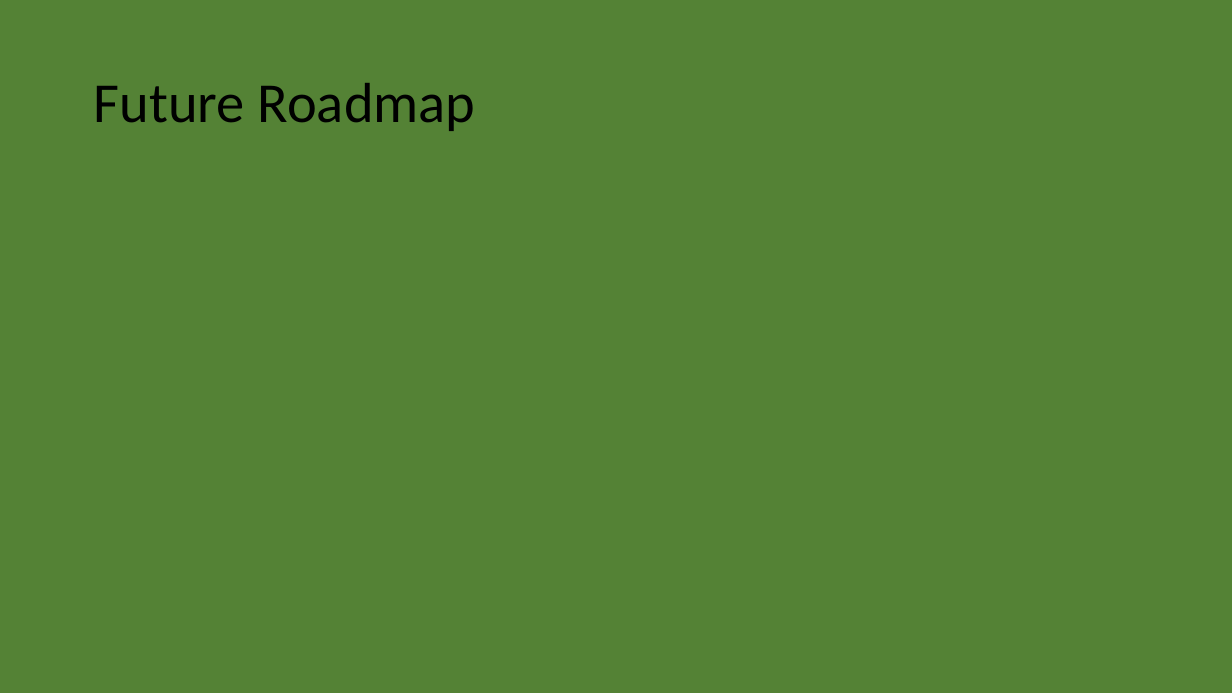
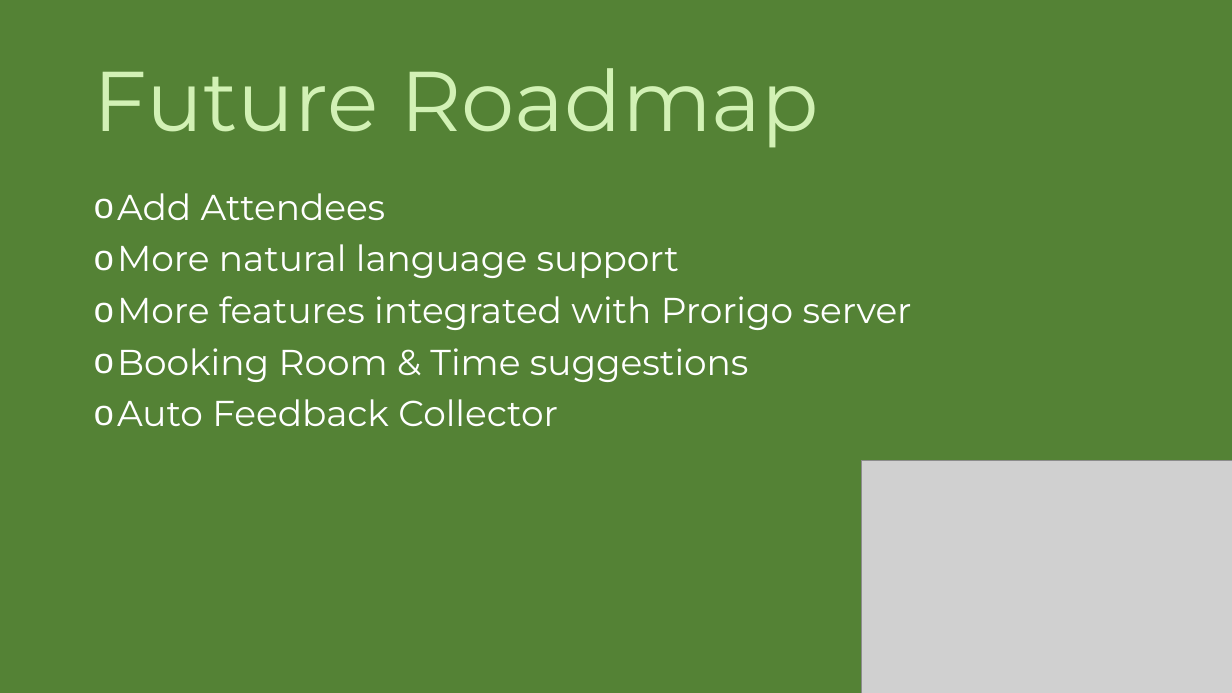
Before and after one commit to Vedang18/ProBOT, a slide deck: slide 6 of probot.pptx (slide 7 before the commit). Drawn at 1232x693 pixels with LibreOffice and Linux fonts; fonts in the diff are those of the drawing; grey boxes stand for pictures. Boxes give left, top, right and bottom in pixels: in the first picture for what was removed or moved away, otherwise in the second. Text is boxed around its words. In the diff, an @@ line names an element or a change of style, - is before the commit and + after.

```diff
--- a/probot.pptx
+++ b/probot.pptx
@@ title "Future Roadmap" at bbox=[94, 68, 820, 148]: size 44 to 66 pt, font Calibri to Montserrat, text colour #000000 to #D2F1B5 @@
@@ text added at bbox=[117, 193, 912, 426], 28 pt, text #FFFFFF @@
+o Add Attendees
+o More natural language support
+o More features integrated with Prorigo server
+o Booking Room & Time suggestions
+o Auto Feedback Collector
@@ picture added at bbox=[861, 460, 1232, 693] @@
```
Also in this commit, not shown: 6 other slides changed, 1 slide removed.
